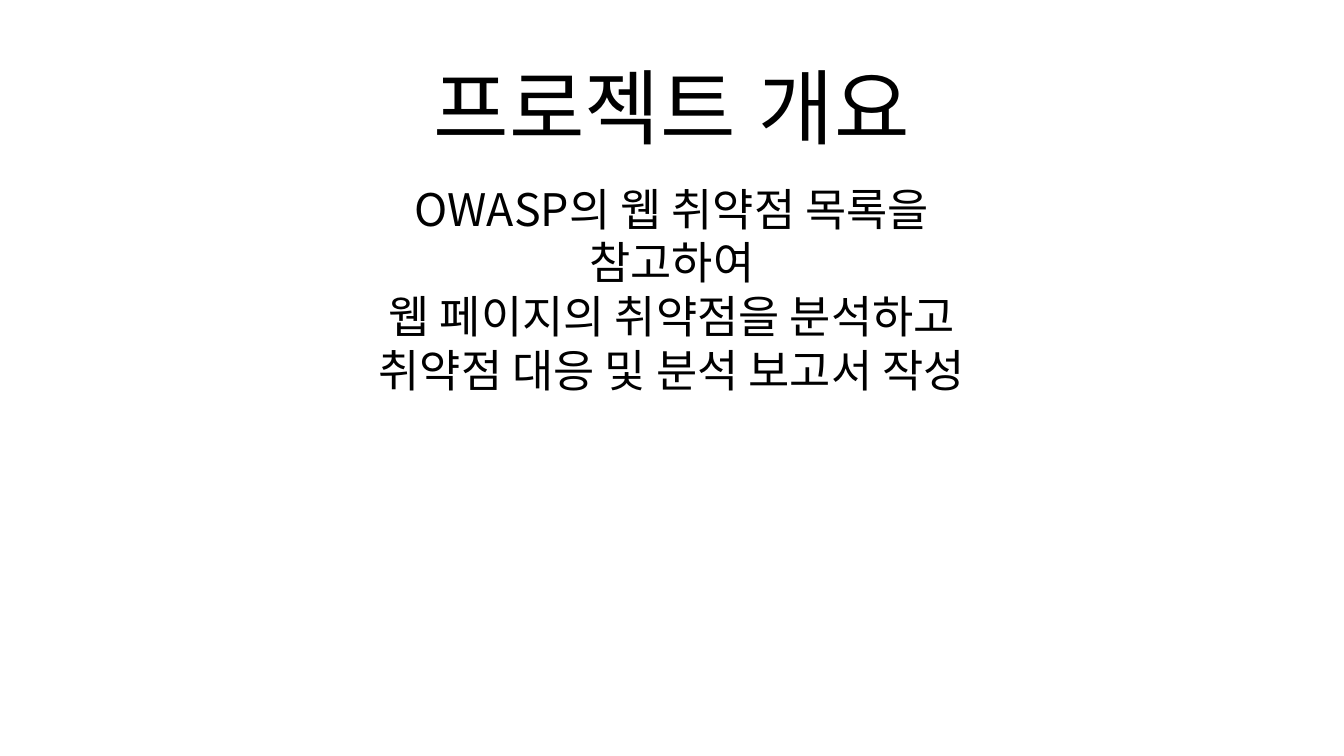
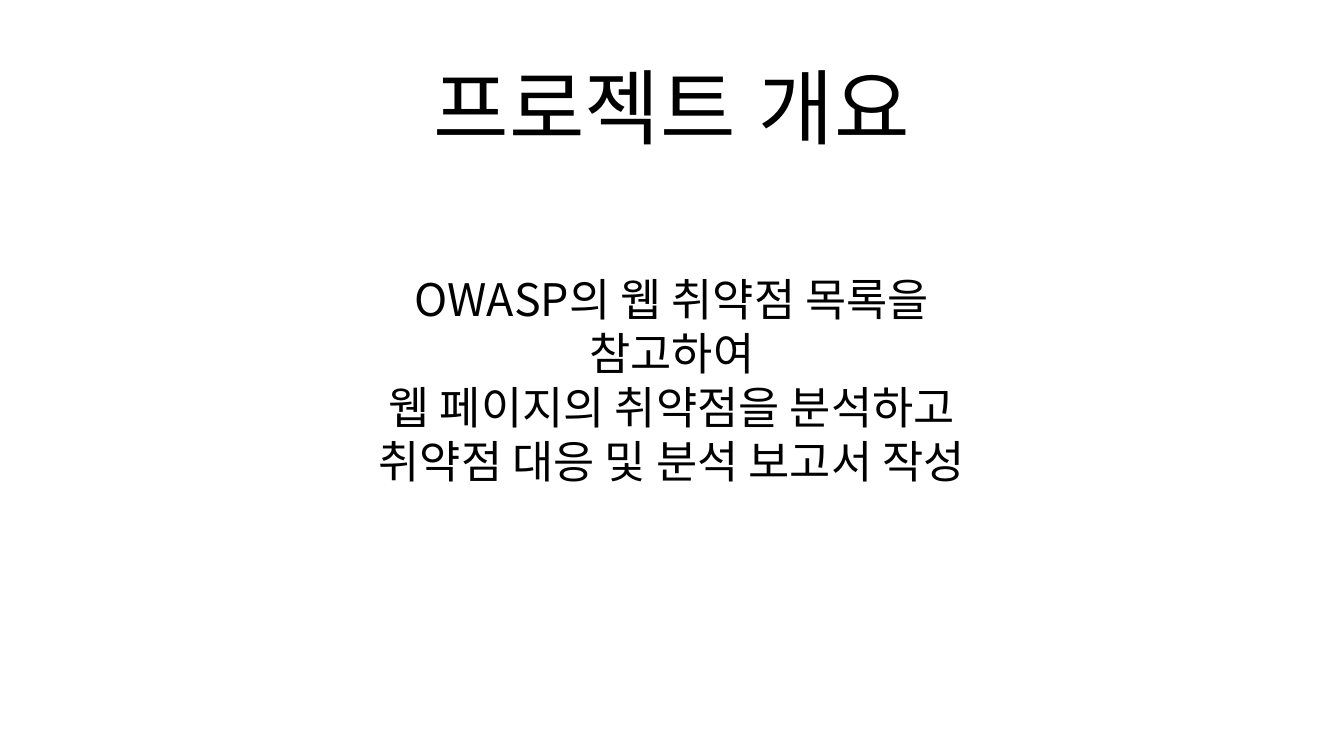
Before and after one commit to jungyohan731/han, a slide deck: slide 3 of 프로젝트 발표 문서.pptx. Drawn at 1344x756 pixels with LibreOffice and Linux fonts; fonts in the diff are those of the drawing. Boxes give left, top, right and bottom in pixels: in the first picture for what was removed or moved away, otherwise in the second. Text is boxed around its words. In the diff, an @@ line names an element or a change of style, - is before the commit and + after.

```diff
--- a/프로젝트 발표 문서.pptx
+++ b/프로젝트 발표 문서.pptx
@@ subtitle "OWASP의 웹 취약점 목록을": place and size @@
-subtitle "OWASP의 웹 취약점 목록을" at <box>379,189,964,391</box>
+subtitle "OWASP의 웹 취약점 목록을" at <box>379,279,964,482</box>
```
Also in this commit, not shown: 2 slides added.
